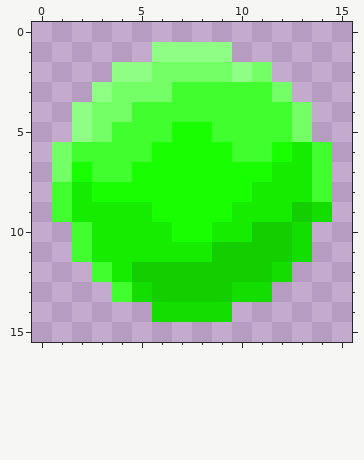
Two versions of one pixel-art sprite, resources/contenttweaker/textures/items/vitality_orb.png. Above: the version before the commit.
The file is 16x16 pixels.
After:
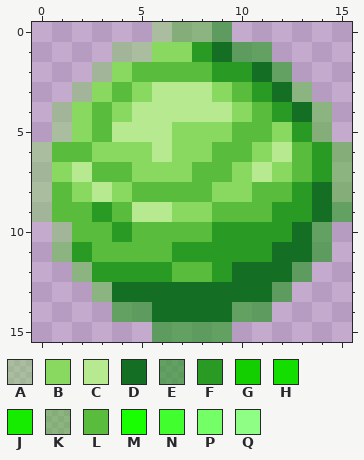
Palette (. is transparent): A #89d8606b  B #89d860  C #b7e991  D #146f24  E #299b25a0  F #299b25  G #13cf00  H #14dd00  J #15ec00  K #5abc3c87  L #5abc3c  M #17ff00  N #41ff2e  P #74ff67  Q #8eff84
The exact change:
Changed rows in their new state; - is an unchanged pixel.
first column x 0:
 0 ------AKKE------
 1 ----AABBFDEE----
 2 ---ABLLLLFFDE---
 3 --ABLBCCCBLFDK--
 4 -ABLBCCCCCBLFDK-
 5 -ABLCCCBBBLLBFK-
 6 ALLBBBCBBLLBCLFK
 7 ABCLLBBBLLBCBLFK
 8 ALBCBLLLLBBLLFDK
 9 ALLFLCCBBLLLFFDE
10 -ALLFLLLLFFFFDE-
11 -KFLLLLFFFFFDDE-
12 --KFFFFLLFDDDE--
13 ---KDDDDDDDDE---
14 ----EEDDDDEE----
15 ------EEEE------
Changed places in both pictures, as pixel boxes (x1, y1, x2, y2):
changed: (32, 22, 352, 342)
